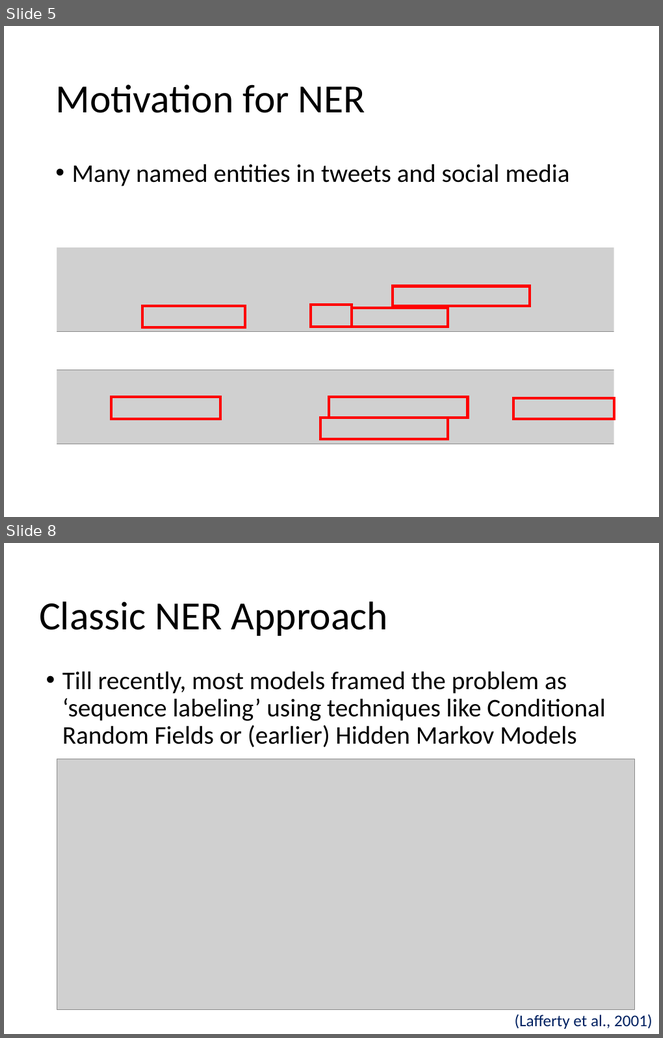
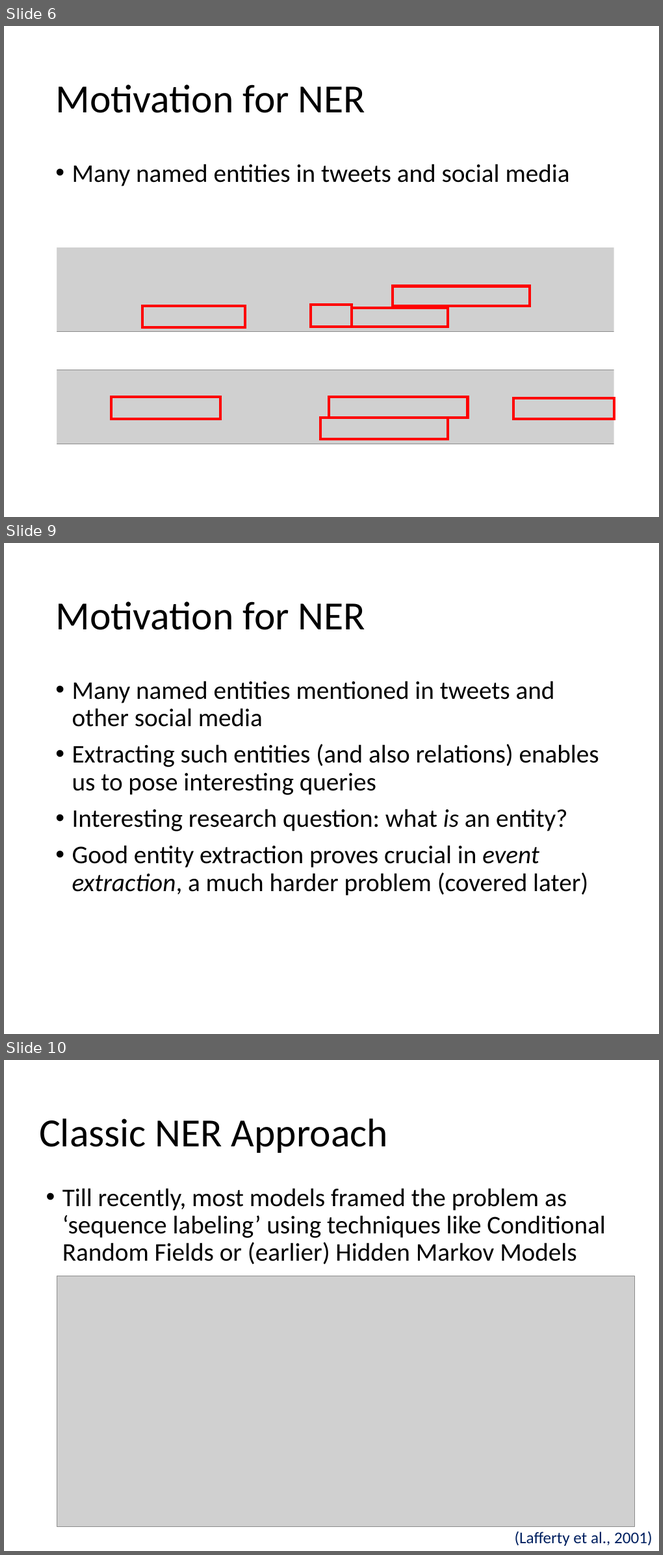
Before and after one commit to evhart/smasac-tutorial, a slide deck: slides/pptx/3-entity-extraction.pptx. Shown one above the other, each under a label of ours: slides 5 and 8 before the commit, slides 6, 9 and 10 after it; the slides between them are not shown. The pictures are 663x1038 and 663x1555 pixels, drawn with LibreOffice and Linux fonts; fonts in the diff are those of the drawing; grey boxes stand for pictures. Boxes give left, top, right and bottom in pixels: in the first picture for what was removed or moved away, otherwise in the second. Text is boxed around its words. In the diff, an @@ line names an element or a change of style, - is before the commit and + after.

Commit message:
changes to entity extraction slides

```diff
--- a/slides/pptx/3-entity-extraction.pptx
+++ b/slides/pptx/3-entity-extraction.pptx
@@ slide 9 added at bbox=[4, 543, 659, 1034], background #FFFFFF @@
@@ title added at bbox=[55, 601, 365, 630], 44 pt, text #000000 @@
+Motivation for NER
@@ text added at bbox=[72, 681, 599, 896], 28 pt, text #000000 @@
+• Many named entities mentioned in tweets and other social media
+• Extracting such entities (and also relations) enables us to pose interesting queries
+• Interesting research question: what is an entity?
+• Good entity extraction proves crucial in event extraction, a much harder problem (covered later)
@@ what was slide 5 is now slide 6 @@
@@ what was slide 8 is now slide 10 @@
```
Also in this commit, not shown: 12 slides changed, 1 other slide added.
